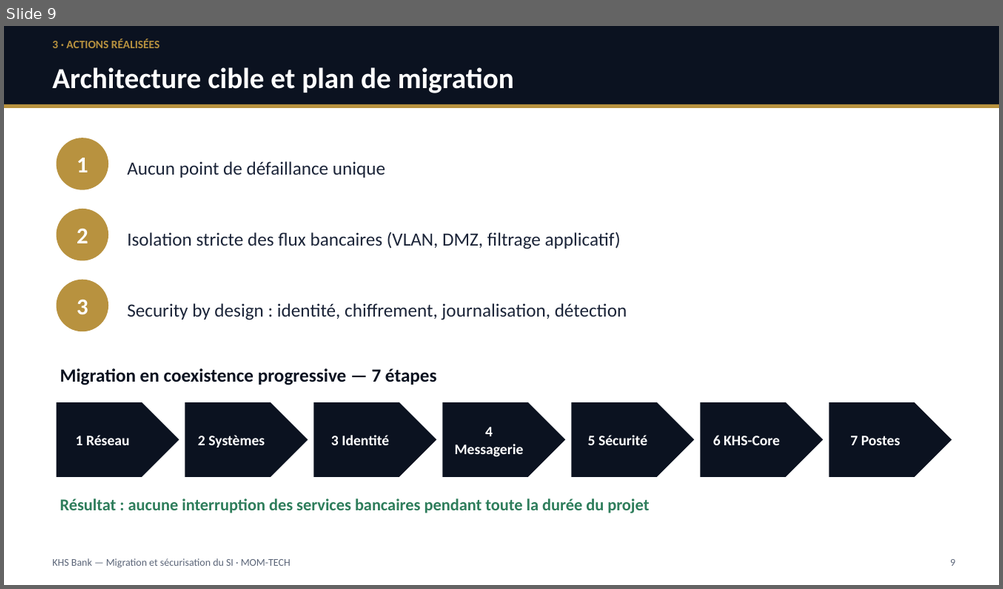
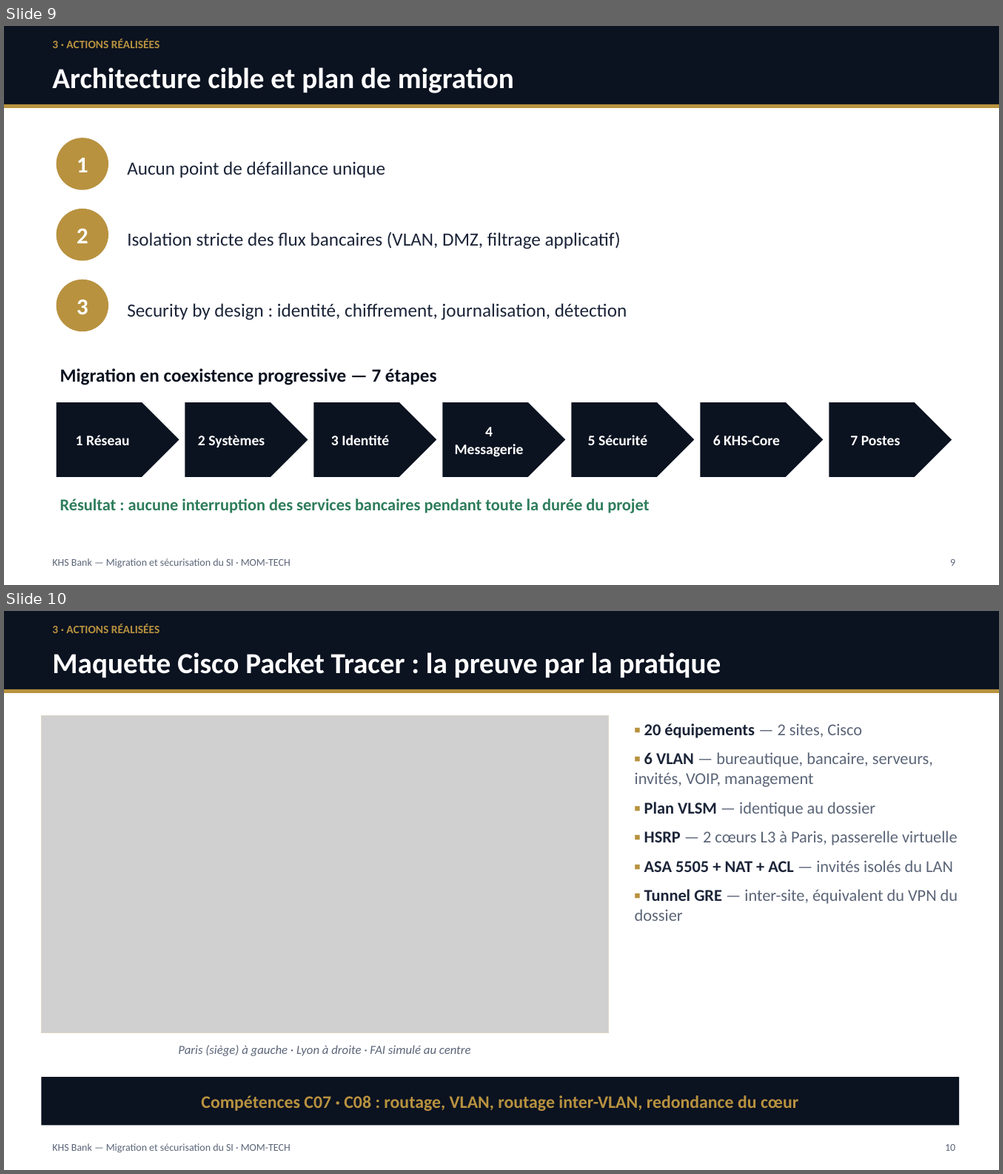
Before and after one commit to ngonomessi-cmd/projet-fin-etude, a slide deck: soutenance/Soutenance_KHS_Bank_MOM-TECH.pptx. Shown one above the other, each under a label of ours: slide 9 before the commit, slides 9 and 10 after it. The pictures are 1003x589 and 1003x1174 pixels, drawn with LibreOffice and Linux fonts; fonts in the diff are those of the drawing; grey boxes stand for pictures. Boxes give left, top, right and bottom in pixels: in the first picture for what was removed or moved away, otherwise in the second. Text is boxed around its words. In the diff, an @@ line names an element or a change of style, - is before the commit and + after.

```diff
--- a/soutenance/Soutenance_KHS_Bank_MOM-TECH.pptx
+++ b/soutenance/Soutenance_KHS_Bank_MOM-TECH.pptx
@@ slide 10 added at (4,611,999,1170), background #FFFFFF @@
@@ rectangle added at (4,611,999,689), fill #0B1220 @@
@@ text added at (52,624,160,633), 11 pt, text #B8923F, bold @@
+3 · ACTIONS RÉALISÉES
@@ text added at (52,652,721,678), 28 pt, text #FFFFFF, bold @@
+Maquette Cisco Packet Tracer : la preuve par la pratique
@@ rectangle added at (4,689,999,693), fill #B8923F @@
@@ picture added at (41,715,609,1034) @@
@@ rectangle added at (41,715,609,1034), outline #DDD6C6 0.75 pt @@
@@ text added at (634,723,957,921), 16 pt, text #5B6578 @@
+▪ 20 équipements — 2 sites, Cisco
+▪ 6 VLAN — bureautique, bancaire, serveurs, invités, VOIP, management
+▪ Plan VLSM — identique au dossier
+▪ HSRP — 2 cœurs L3 à Paris, passerelle virtuelle
+▪ ASA 5505 + NAT + ACL — invités isolés du LAN
+▪ Tunnel GRE — inter-site, équivalent du VPN du dossier
@@ text added at (178,1045,471,1056), 12 pt, text #5B6578, italic @@
+Paris (siège) à gauche · Lyon à droite · FAI simulé au centre
@@ rectangle added at (41,1077,959,1126), fill #0B1220 @@
@@ text added at (201,1096,798,1111), 17 pt, text #B8923F, bold @@
+Compétences C07 · C08 : routage, VLAN, routage inter-VLAN, redondance du cœur
@@ text added at (52,1144,290,1153), 10 pt, text #5B6578 @@
+KHS Bank — Migration et sécurisation du SI · MOM-TECH
@@ text added at (945,1145,955,1151), 10 pt, text #5B6578 @@
+10
```
Also in this commit, not shown: 8 slides changed, 1 other slide added, 9 other files.
